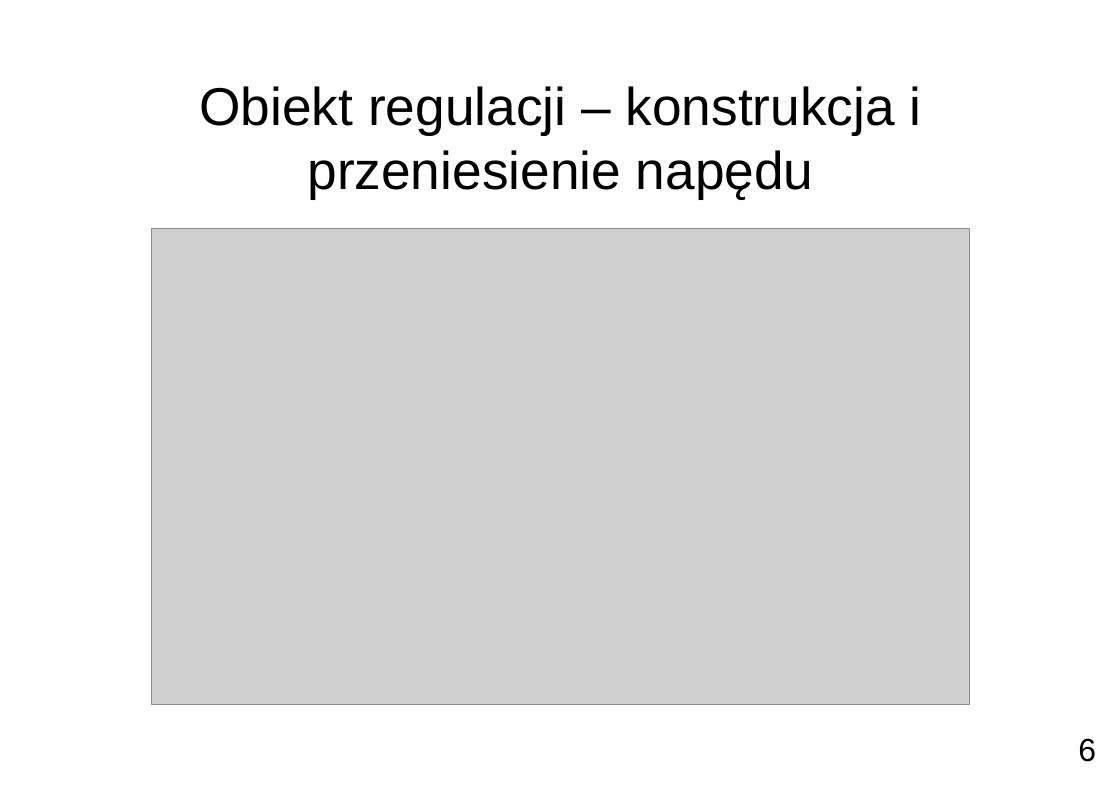
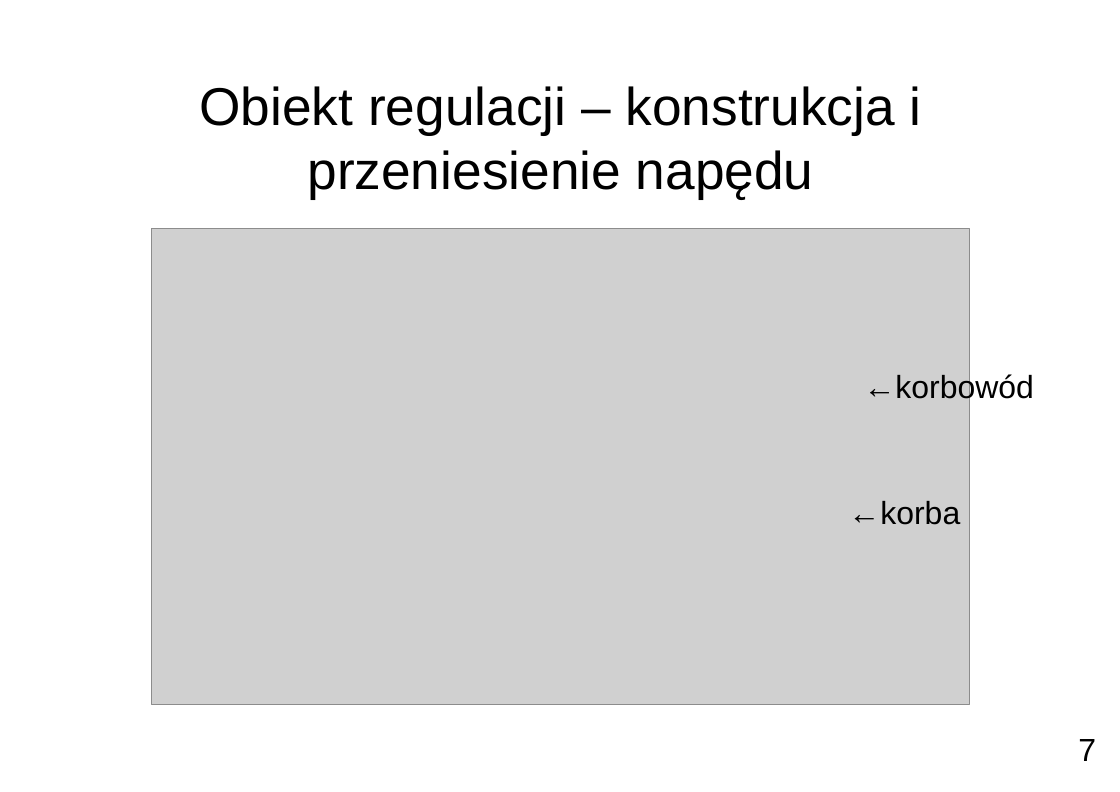
Before and after one commit to pbanaszkiewicz/msc-thesis, a slide deck: slide 7 of presentation/main.odp (slide 6 before the commit). Drawn at 1120x792 pixels with LibreOffice and Linux fonts; fonts in the diff are those of the drawing; grey boxes stand for pictures; background and template pictures are left out. Boxes give left, top, right and bottom in pixels: in the first picture for what was removed or moved away, otherwise in the second. Text is boxed around its words. In the diff, an @@ line names an element or a change of style, - is before the commit and + after.

```diff
--- a/presentation/main.odp
+++ b/presentation/main.odp
@@ text added at [864, 373, 1034, 405], 24 pt, text #000000 @@
+←korbowód
@@ text added at [848, 501, 960, 525], 24 pt, text #000000 @@
+←korba
@@ page number at [1078, 739, 1096, 761]: text changed @@
-6
+7
```
Also in this commit, not shown: 11 other slides changed, 6 slides added, 2 slides removed, 15 other files.
